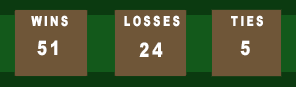
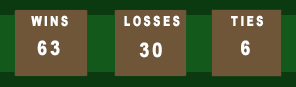
Two versions of the same layered image (w=296, h=87). Layer-by-layer changes:
renamed "5" to "6", painted on it over [240, 40, 250, 56]
renamed "24" to "30", painted on it over [139, 42, 163, 58]
renamed "51" to "63", painted on it over [37, 40, 60, 56]
